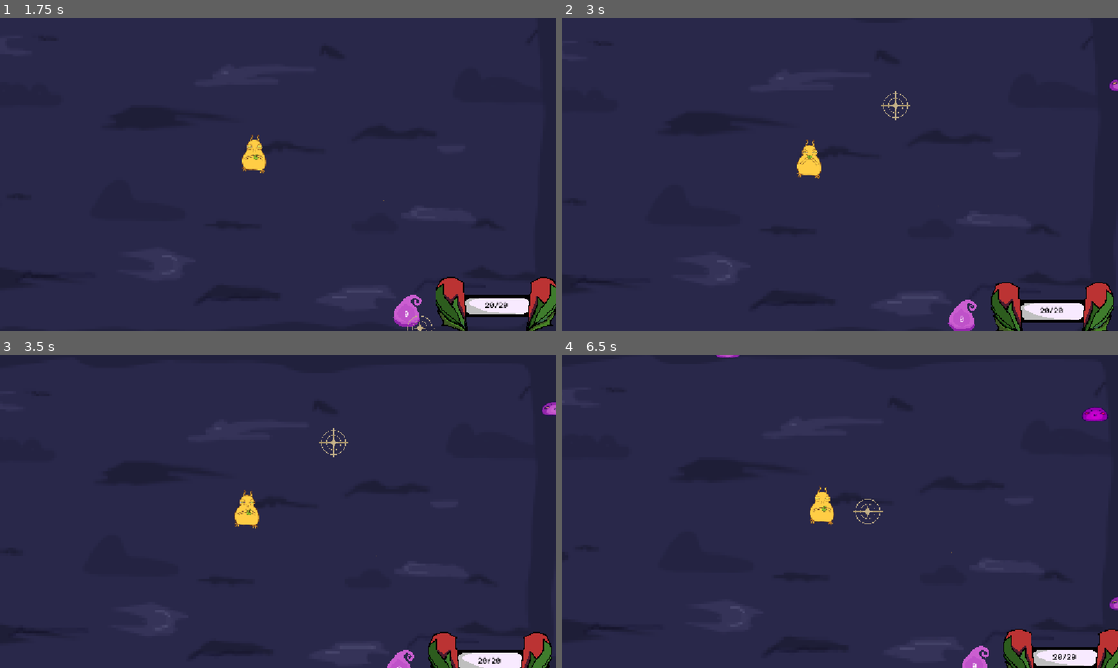
Above: before the commit, frames 1-4 (two rows, left to right).
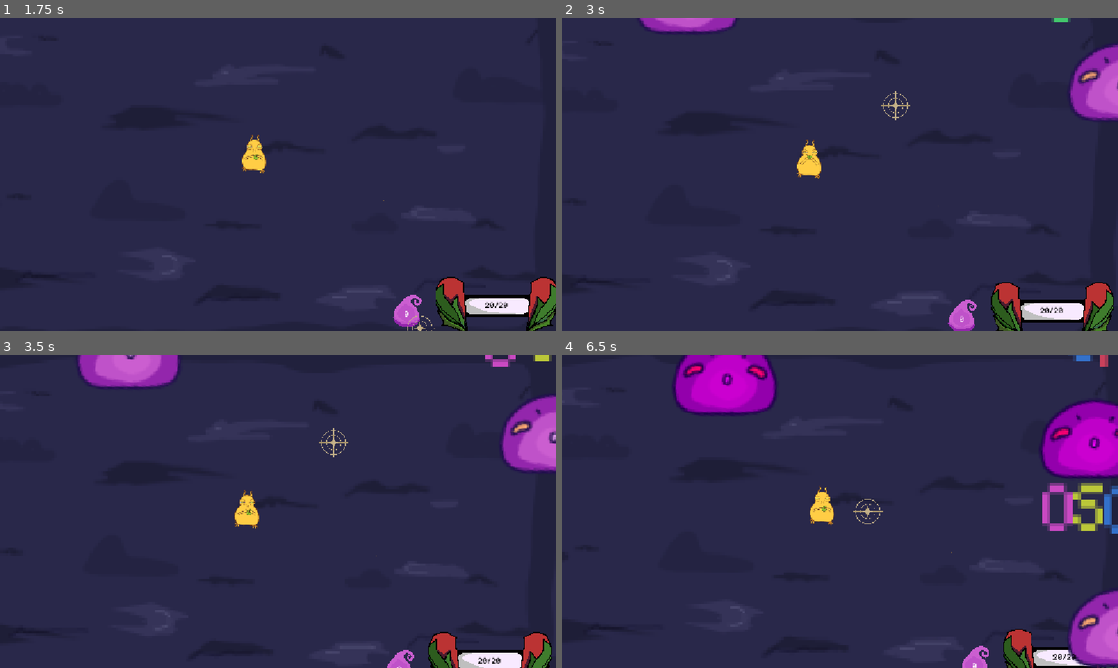
Above: after the commit, the same moments.

Repository: KittyNinjakato/Teenager-Game-Jam
Game: Godot game, scene res://scenes/start menu.tscn
Same seed, same stepped clock (60 frames per second), same inputs: the game is played once before the commit and once after it.
Inputs (mouse positions are in pixels of both pictures, inside the frame that each line leads up to):
- Up to frame 1 (1.75 s): click "start" at 0.5 s; tap Enter at 1.25 s; move the mouse to (417, 327) at 1.27 s; hold Right from 1.28 s (still down); click (417, 327) at 1.35 s
- Up to frame 2 (3 s): move the mouse to (1056, 302) at 2.02 s; release Right at 2.03 s; hold Down 2.03-2.78 s; click (1056, 302) at 2.1 s; move the mouse to (895, 105) at 2.77 s; hold Right from 2.78 s (still down); tap E (e_ability) at 2.85 s
- Up to frame 3 (3.5 s): keep holding Right; click (333, 442) at 3.05 s
- Up to frame 4 (6.5 s): move the mouse to (1117, 433) at 3.52 s; release Right at 3.53 s; hold Up 3.53-4.28 s; tap F (f_ability) at 3.6 s; click (1117, 433) at 3.8 s; move the mouse to (701, 364) at 4.27 s; hold Left 4.28-5.78 s; tap Alt at 4.35 s; click (701, 364) at 4.55 s; move the mouse to (673, 464) at 5.02 s; tap Shift at 5.1 s; click (673, 464) at 5.3 s; move the mouse to (867, 511) at 5.77 s; hold Down from 5.78 s (still down); click (867, 511) at 5.85 s

Frame 1 is identical in both runs. In frame 2, 2.4% of the frame differs, in the area x 14-100%, y 0-33%; in frame 3, 3.8%; in frame 4, 9.4%, in the area x 20-100%, y 0-100%.

Commit message:
Programmed oscar in
Made oscar did his stats made him spawn added an oscar array currently wave 11 is broken for some reason

Diff:
--- /dev/null
+++ b/just-a-lil-guy/scenes/OSCAR.tscn
@@ -0,0 +1,124 @@
+[gd_scene format=3 uid="uid://c4tgngf8fdm7e"]
+
+[ext_resource type="Script" uid="uid://7ly1er4br452" path="res://scrips/oscar.gd" id="1_io8ho"]
+[ext_resource type="Texture2D" uid="uid://w05gxhq8ct7y" path="res://sprites/Slime2.webp" id="2_io8ho"]
+[ext_resource type="Texture2D" uid="uid://o8wd17ausebi" path="res://sprites/Slime3.webp" id="3_0n6c4"]
+[ext_resource type="Texture2D" uid="uid://dcarko3lntkrc" path="res://sprites/Slime4.webp" id="4_sklse"]
+[ext_resource type="Texture2D" uid="uid://gdnceaef4kjp" path="res://sprites/Slime5.webp" id="5_ri372"]
+[ext_resource type="Texture2D" uid="uid://qsmoyt31a1g" path="res://sprites/Slime6.webp" id="6_kq0rx"]
+[ext_resource type="Texture2D" uid="uid://bcnqgkd61e11o" path="res://sprites/Slime7.webp" id="7_uo4no"]
+[ext_resource type="Texture2D" uid="uid://cerrg30m41v0u" path="res://sprites/Slime8.webp" id="8_0d8a5"]
+[ext_resource type="Texture2D" uid="uid://c4fw2ajh3a0wu" path="res://sprites/Slime9.webp" id="9_00yc2"]
+[ext_resource type="Texture2D" uid="uid://bg6vwau8fjeyc" path="res://sprites/Slime10.webp" id="10_2wv54"]
+[ext_resource type="Texture2D" uid="uid://da8kk5pd6s2yv" path="res://sprites/slime_placeholder++.png" id="11_otfo4"]
+[ext_resource type="FontFile" uid="uid://dw2k07uysqtkx" path="res://sprites/quaver.ttf" id="12_io8ho"]
+
+[sub_resource type="CircleShape2D" id="CircleShape2D_ypebk"]
+radius = 18.750025
+
+[sub_resource type="AtlasTexture" id="AtlasTexture_n6pvg"]
+atlas = ExtResource("11_otfo4")
+region = Rect2(0, 0, 32, 32)
+
+[sub_resource type="AtlasTexture" id="AtlasTexture_pjw23"]
+atlas = ExtResource("11_otfo4")
+region = Rect2(32, 0, 32, 32)
+
+[sub_resource type="AtlasTexture" id="AtlasTexture_2npkn"]
+atlas = ExtResource("11_otfo4")
+region = Rect2(0, 32, 32, 32)
+
+[sub_resource type="SpriteFrames" id="SpriteFrames_eelip"]
+animations = [{
+"frames": [{
+"duration": 1.0,
+"texture": ExtResource("2_io8ho")
+}, {
+"duration": 1.0,
+"texture": ExtResource("3_0n6c4")
+}, {
+"duration": 1.0,
+"texture": ExtResource("4_sklse")
+}, {
+"duration": 1.0,
+"texture": ExtResource("5_ri372")
+}, {
+"duration": 1.0,
+"texture": ExtResource("6_kq0rx")
+}, {
+"duration": 1.0,
+"texture": ExtResource("7_uo4no")
+}, {
+"duration": 1.0,
+"texture": ExtResource("8_0d8a5")
+}, {
+"duration": 1.0,
+"texture": ExtResource("9_00yc2")
+}, {
+"duration": 1.0,
+"texture": ExtResource("10_2wv54")
+}],
+"loop": 1,
+"name": &"New idle",
+"speed": 9.0
+}, {
+"frames": [{
+"duration": 1.0,
+"texture": SubResource("AtlasTexture_n6pvg")
+}, {
+"duration": 1.0,
+"texture": SubResource("AtlasTexture_pjw23")
+}],
+"loop": 1,
+"name": &"idle",
+"speed": 2.0
+}, {
+"frames": [{
+"duration": 0.2,
+"texture": SubResource("AtlasTexture_2npkn")
+}],
+"loop": 0,
+"name": &"takes_dmg",
+"speed": 1.0
+}]
+
+[node name="OSCAR" type="Area2D" unique_id=846581861]
+scale = Vector2(4, 4)
+collision_mask = 5
+script = ExtResource("1_io8ho")
+
+[node name="CollisionShape2D" type="CollisionShape2D" parent="." unique_id=1422503884]
+z_index = 3
+position = Vector2(0.9999999, 1.9999998)
+scale = Vector2(2.5999985, 2.5999985)
+shape = SubResource("CircleShape2D_ypebk")
+
+[node name="AnimatedSprite2D" type="AnimatedSprite2D" parent="." unique_id=1378827583]
+position = Vector2(9.000001, 32.000004)
+scale = Vector2(0.7, 0.7)
+sprite_frames = SubResource("SpriteFrames_eelip")
+animation = &"New idle"
+autoplay = "New idle"
+frame = 7
+
+[node name="Hurt_colouration_timer" type="Timer" parent="." unique_id=1204554133]
+wait_time = 0.1
+one_shot = true
+
+[node name="RichTextLabel" type="RichTextLabel" parent="." unique_id=1665011580]
+clip_contents = false
+offset_left = -44.25
+offset_top = -64.25
+offset_right = 66.749985
+offset_bottom = -15.049995
+theme_override_fonts/normal_font = ExtResource("12_io8ho")
+theme_override_font_sizes/normal_font_size = 32
+bbcode_enabled = true
+text = "[rainbow freq = 100
+ sat = 10 speed =0.1][tornado radius = 10.0 freq = 1 connected = 1]OSCAR[tornado][rainbow]"
+fit_content = true
+
+[connection signal="mouse_entered" from="." to="." method="_on_mouse_entered"]
+[connection signal="mouse_exited" from="." to="." method="_on_mouse_exited"]
+[connection signal="animation_finished" from="AnimatedSprite2D" to="." method="_on_animated_sprite_2d_animation_finished"]
+[connection signal="timeout" from="Hurt_colouration_timer" to="." method="_on_hurt_colouration_timer_timeout"]
--- a/just-a-lil-guy/scenes/game.tscn
+++ b/just-a-lil-guy/scenes/game.tscn
@@ -11,7 +11,7 @@
 [node name="The world" type="Node2D" unique_id=209446630]
 
 [node name="Backround" type="Sprite2D" parent="." unique_id=1535481824]
-z_index = -1000
+z_index = -4096
 position = Vector2(570, 330)
 texture = ExtResource("6_p57ef")
 
--- a/just-a-lil-guy/scenes/skill_tree_ui.tscn
+++ b/just-a-lil-guy/scenes/skill_tree_ui.tscn
@@ -510,10 +510,10 @@
 
 [node name="Next wave" type="Button" parent="." unique_id=1034035579]
 layout_mode = 0
-offset_left = 814.0
-offset_top = 672.0
-offset_right = 1214.0
-offset_bottom = 744.0
+offset_left = 869.0
+offset_top = 663.0
+offset_right = 1173.0
+offset_bottom = 749.0
 theme_override_colors/font_pressed_color = Color(0.6666667, 0.5568628, 0.7411765, 1)
 theme_override_colors/font_hover_color = Color(0.4, 0.3019608, 0.46666667, 1)
 theme_override_colors/font_hover_pressed_color = Color(0.4, 0.3019608, 0.46666667, 1)
--- a/just-a-lil-guy/scenes/slime.tscn
+++ b/just-a-lil-guy/scenes/slime.tscn
@@ -82,6 +82,7 @@
 }]
 
 [node name="slime" type="Area2D" unique_id=846581861]
+scale = Vector2(2, 2)
 collision_mask = 5
 script = ExtResource("1_p2gj0")
 
--- a/just-a-lil-guy/scenes/slime_particles.tscn
+++ b/just-a-lil-guy/scenes/slime_particles.tscn
@@ -1,23 +1,31 @@
 [gd_scene format=3 uid="uid://dbgv8l85nriel"]
 
 [ext_resource type="Texture2D" uid="uid://bm2a6kg6sxpaj" path="res://sprites/Icons/New Piskel-1.png (8).png" id="1_5vh5f"]
+[ext_resource type="Script" uid="uid://b0gd6yx7h8fyi" path="res://scrips/slime_particles.gd" id="2_aldo3"]
+
+[sub_resource type="Gradient" id="Gradient_aldo3"]
+offsets = PackedFloat32Array(0.10107817, 0.16037735, 0.45013478, 0.77628034)
+colors = PackedColorArray(0.79607844, 0.36862746, 0.8156863, 1, 0.79607844, 0.36862746, 0.8156863, 1, 0.7490196, 0.32156864, 0.7882353, 1, 0.5764706, 0.14901961, 0.6745098, 1)
 
 [node name="Slime particles" type="CPUParticles2D" unique_id=1070337923]
-emitting = false
-amount = 15
+z_index = -100
+amount = 120
 texture = ExtResource("1_5vh5f")
 lifetime = 0.2
 explosiveness = 1.0
+randomness = 1.0
 emission_shape = 1
 emission_sphere_radius = 1.0
 spread = 177.35
 gravity = Vector2(0, 0)
-initial_velocity_min = 101.0
-initial_velocity_max = 658.0
-color = Color(0.79607844, 0.36862746, 0.8156863, 1)
+initial_velocity_max = 1000.0
+scale_amount_min = 0.5
+color = Color(1, 1, 1, 0.54509807)
+color_ramp = SubResource("Gradient_aldo3")
+script = ExtResource("2_aldo3")
 
 [node name="Freeze slime" type="Timer" parent="." unique_id=1137891396]
-wait_time = 0.19
+wait_time = 0.15
 one_shot = true
 autostart = true
 
--- a/just-a-lil-guy/scrips/enemy_spawner.gd
+++ b/just-a-lil-guy/scrips/enemy_spawner.gd
@@ -1,10 +1,11 @@
 extends Node
 
 var slime = preload("res://scenes/slime.tscn")
+var OSCAR = preload("res://scenes/OSCAR.tscn")
 var amount_spawned = 0
+var oscar_wave:bool = false
 
-func _onready():
-	Global.node_creation_parent = self
+
 
 
 func _on_enemy_spawning_timer_timeout():
@@ -39,12 +40,21 @@
 		#if it is it will pick a new position
 			enemy_position = Vector2(randi_range(-180,1310), randi_range(-145,790))
 	#********************************************************************************************************************
+		#Spawning OSCAR in
+		if Global.OSCAR_per_wave[Global.wave_num] != 0:
+			for each in range(Global.OSCAR_per_wave[Global.wave_num]):
+				var OSCAR_ENTERS = OSCAR.instantiate()
+		#sets OSCARS spawn position to generated position
+				OSCAR_ENTERS.position = enemy_position
+				add_child(OSCAR_ENTERS)
+	#********************************************************************************************************************
+		else:
 		#spawns the slimes in
-		var slime_instanciate = slime.instantiate()
-		add_child(slime_instanciate)
+			var slime_instanciate = slime.instantiate()
 		#sets the slimes spawn position to generated position
-		slime_instanciate.position = enemy_position
-		#generates a random position
+			slime_instanciate.position = enemy_position
+			add_child(slime_instanciate)
 
-		#this tells us how many slimes have been spawned
+
+		#this tells us how many things have been spawned
 		amount_spawned += 1
--- a/just-a-lil-guy/scrips/global.gd
+++ b/just-a-lil-guy/scrips/global.gd
@@ -1,16 +1,18 @@
 extends Node
-var node_creation_parent = null
+
+
 var gub = null
 #states the variable gub so it can be accessed anywhere
 var essence = 0
 var health = 0
 @export var slime_death = 0 #how many slimes have died
 
-@export var wave_num = 0 #what wave we are on
+@export var wave_num = 11 #what wave we are on
 #*******************************************************
 #this array holds how many slimes spawn per wave starting at 0
-@export var slimes_per_wave = [5,12,18,21,30,45,58,69,100,130,180,250,500,2000,6969,58008,1]
+@export var slimes_per_wave = [5,12,18,21,30,1,10,20,45,50,58,11,10,20,30,62,67, 3,20,40,69,82,88,55,5,20, 10,92,100,103,180,250,500,2000,6969,58008,1]
 #*******************************************************
+@export var OSCAR_per_wave =  [0, 0, 0, 0, 0,1, 0, 0, 0, 0, 0, 1, 0, 0, 0, 0, 0, 3, 0, 0, 0, 0, 0, 1,0, 0, 10, 0, 0 , 20,  0, 20,500,2000,   0,  100,0]
 var wave_end = false #sees if the wave has ended
 
 func _wave_counter():#counts how many slimes have died and sees if all slimes have died
--- /dev/null
+++ b/just-a-lil-guy/scrips/oscar.gd
@@ -0,0 +1,78 @@
+extends Area2D
+
+var velocity = Vector2()
+var clickable:bool = false
+@onready var speed:float = 25
+var hp:int = 100
+var player_dmg:int = 1
+var min_essence:int = 12
+var max_essence:int = 30
+var essence_dropped:int = 0
+var rng = RandomNumberGenerator.new()
+var slime_particles = preload("res://scenes/slime_particles.tscn")
+
+var click_cooldown = 0.35
+
+@onready var slime: Area2D = $"."
+@onready var animated_sprite: AnimatedSprite2D = $AnimatedSprite2D
+@onready var hurt_colouration_timer: Timer = $Hurt_colouration_timer
+var slime_slime = load("res://scenes/slime_particles.tscn")
+
+
+#tracks if slime is allowed to be clicked
+func _on_mouse_entered():
+	clickable = true
+	#slime_died()#sorry bohden this is just temporary because there was an issue with the essence and i have no clue how to fix it
+
+
+
+#tracks if slime is allowed to be clicked
+func _on_mouse_exited():
+	clickable = false
+
+
+func _process(_delta: float) -> void:
+
+	if clickable: #if mouse is on slime and click is off cooldown
+
+		if Input.is_action_just_pressed("click"): #if clicked
+			deal_damage(player_dmg)
+
+
+
+#when any animation is finished
+func _on_animated_sprite_2d_animation_finished() -> void:
+	animated_sprite.play("New idle")
+
+#deal
+func deal_damage(dmg):
+	hp -= player_dmg #deal damage to health
+	animated_sprite.modulate = Color(1.0, 1.0, 1.0, 0.792)
+	hurt_colouration_timer.start()
+
+
+	if hp <= 0: #if drops to 0 health
+		var essence_dropped:int = rng.randf_range(min_essence,max_essence) #random num between min and max
+		game_manager.get_essence(essence_dropped) #essence added to collected essence
+		slime_died() #delete slime
+
+
+func _physics_process(delta: float) -> void:
+	if Global.gub != null: #sees if gub exists
+		velocity = global_position.direction_to(Global.gub.global_position)
+	#velocity is set to where the gub is
+	global_position += velocity * speed * delta
+	#the poisiton of the slime is set a bit closer to gub
+
+func slime_died():
+	var slime_juice = slime_slime.instantiate()
+	slime_juice.global_position = global_position
+	get_tree().get_root().add_child(slime_juice)
+	Global._wave_counter()
+
+
+	queue_free()
+
+
+func _on_hurt_colouration_timer_timeout() -> void: #when hurt timer ends
+	animated_sprite.modulate = Color(1.0, 0.0, 1.0, 1.0) #return to default value
Not shown, added: just-a-lil-guy/scrips/oscar.gd.uid
